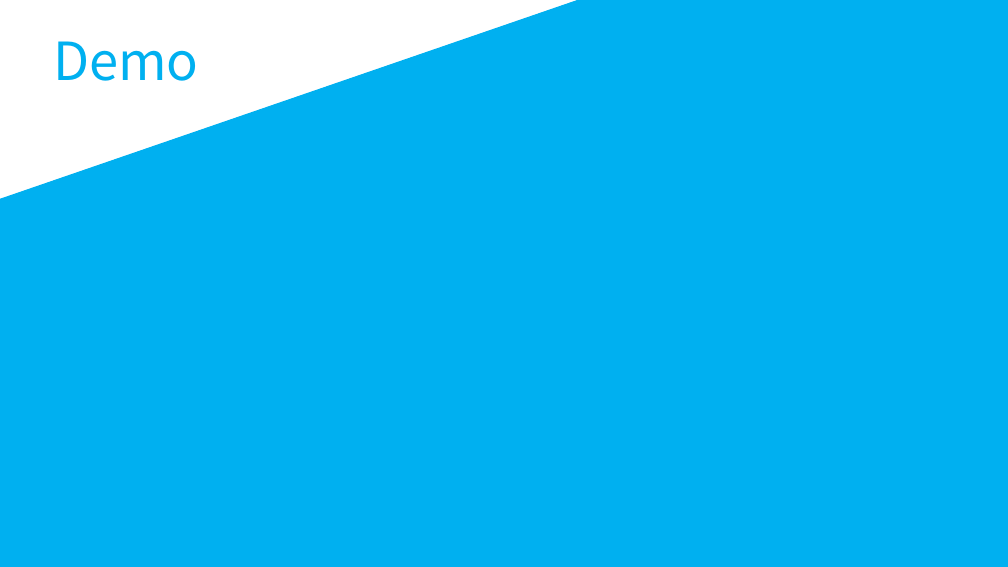
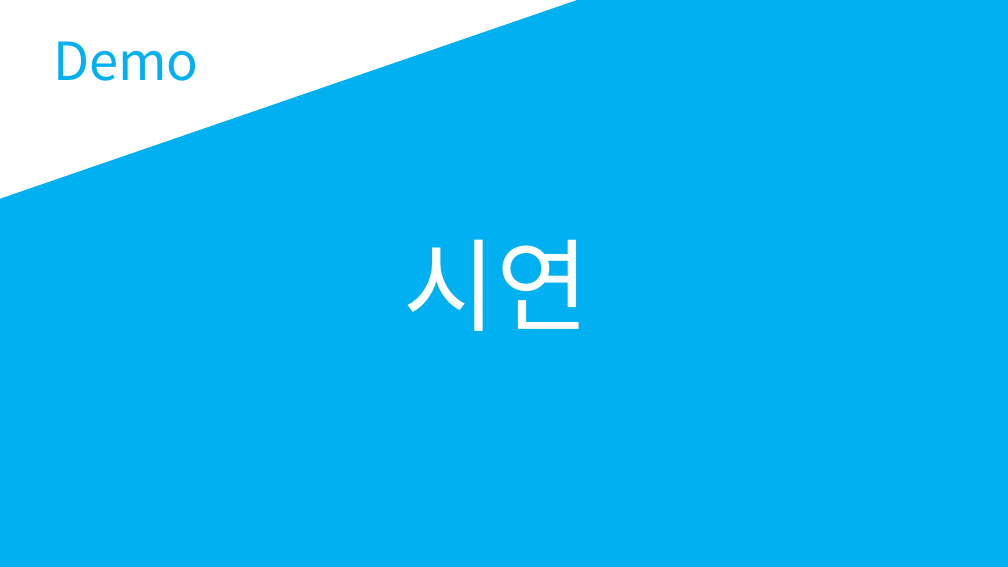
Before and after one commit to fbqweasd/VoidPainter, a slide deck: slide 8 of VoidPrinter.pptx (slide 12 before the commit). Drawn at 1008x567 pixels with LibreOffice and Linux fonts; fonts in the diff are those of the drawing. Boxes give left, top, right and bottom in pixels: in the first picture for what was removed or moved away, otherwise in the second. Text is boxed around its words. In the diff, an @@ line names an element or a change of style, - is before the commit and + after.

```diff
--- a/VoidPrinter.pptx
+++ b/VoidPrinter.pptx
@@ text added at box(404, 239, 589, 331), 96 pt, text #FFFFFF @@
+시연
```
Also in this commit, not shown: 1 other slide changed, 1 slide added, 5 slides removed.
